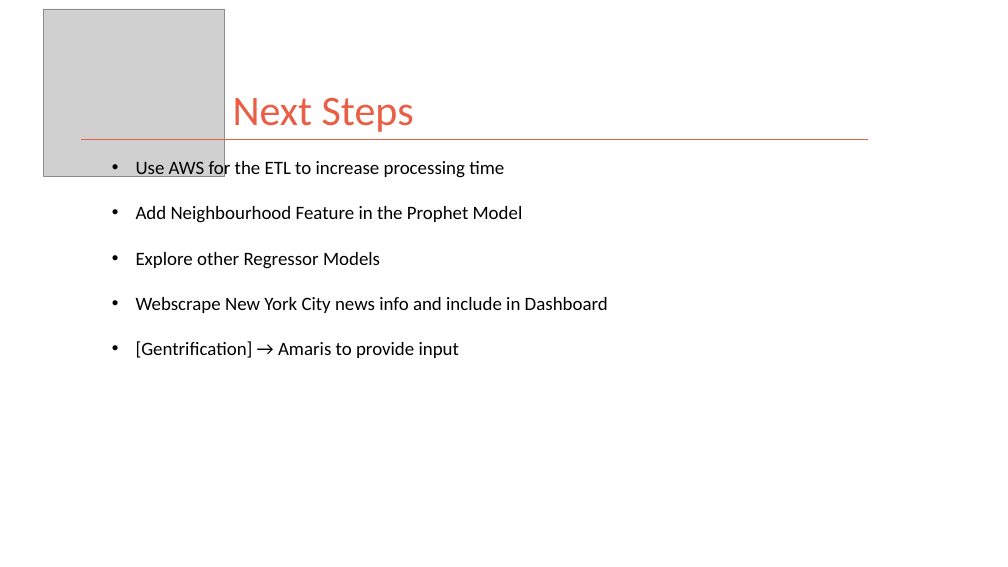
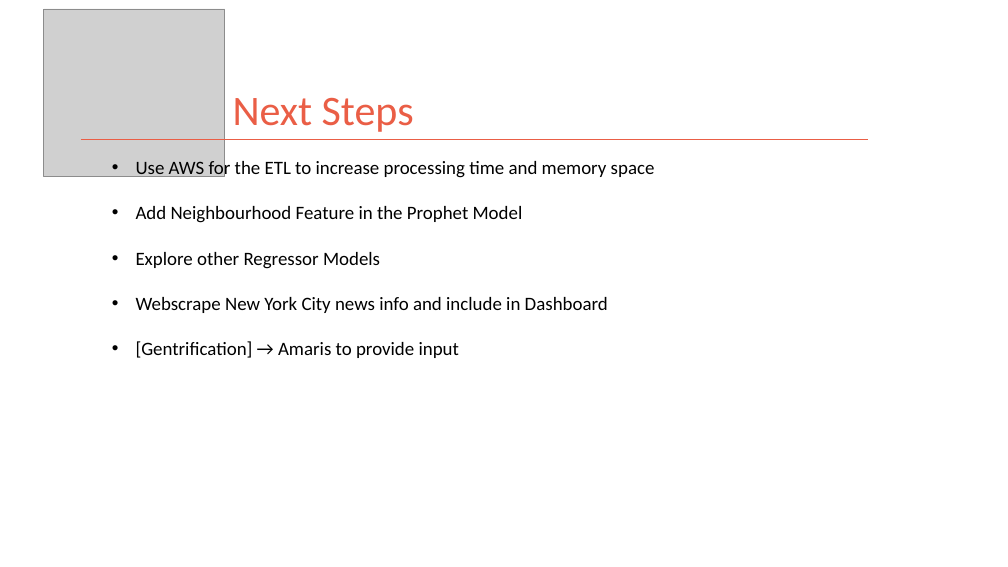
Before and after one commit to kman4/AirbnbPredictions, a slide deck: slide 23 of Airbnb Price Predictions (Model).pptx. Drawn at 1008x567 pixels with LibreOffice and Linux fonts; fonts in the diff are those of the drawing; grey boxes stand for pictures. Boxes give left, top, right and bottom in pixels: in the first picture for what was removed or moved away, otherwise in the second. Text is boxed around its words. In the diff, an @@ line names an element or a change of style, - is before the commit and + after.

```diff
--- a/Airbnb Price Predictions (Model).pptx
+++ b/Airbnb Price Predictions (Model).pptx
@@ text at bbox=[136, 159, 655, 180]: text changed @@
-• Use AWS for the ETL to increase processing time
+• Use AWS for the ETL to increase processing time and memory space
```
Also in this commit, not shown: 7 other slides changed.
